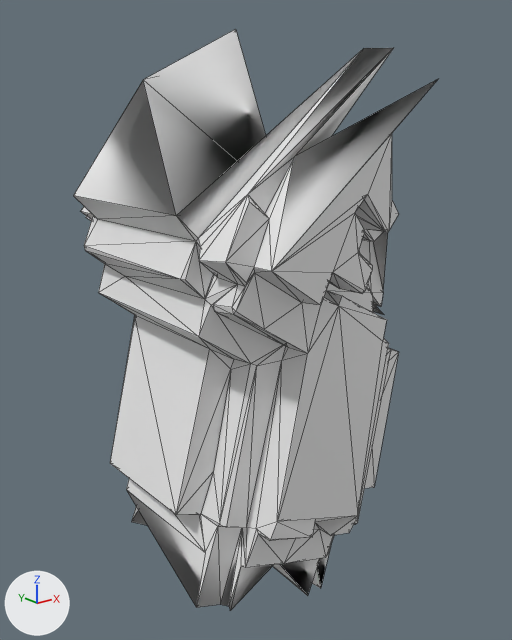
The OBJ model src/main/resources/assets/kn8/meshes/jura/arm_left.obj, before and after one commit.
Camera for both pictures: a 50 mm lens placed at (-0.6454, -0.4512, 1.4659), pointed at (-0.2751, 0.0115, 1.2807). Every picture has the same lights, and +X, +Y and +Z are marked at lower left. The first picture is the older version. Mesh edges are drawn as thin lines. Where no turn or scale is listed for an object, it has been applied to the vertices. Vertices at exactly the same position are counted once.

In view in the first picture: 'arm_left'.
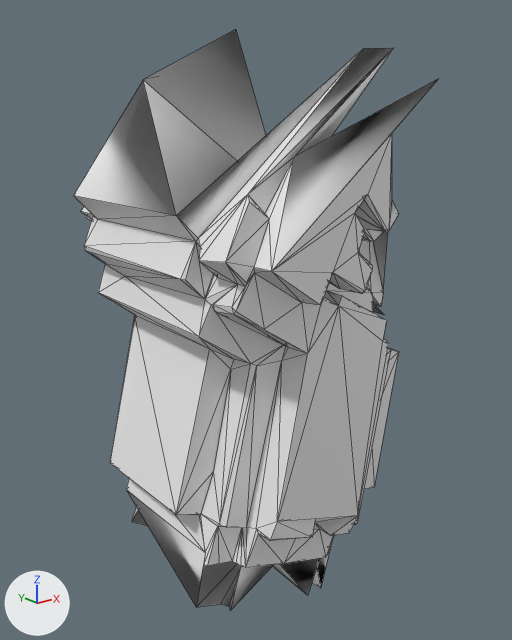
Location of each change, (x1, y1, x2, y2) in pixels of the pictures (512 x 640 px; the box of a moved part takes in the faces that stretch with it):
part 1 of me_arm_left, moved or reshaped
    both: (144, 29, 266, 161)
part 2 of me_arm_left, moved or reshaped
    before: (197, 526, 242, 607)
    after: (204, 526, 242, 566)

The change, as a list of edits to the scene's bpy script:
```text
Change me_arm_left:
    used by ob_arm_left; location = (0.0, 0.0, 0.0)
    verts and faces of me_arm_left; kept vertices keep their numbers, new ones are numbered from 338
    before: 3 (-0.257, -0.115, 1.443) at pixel (391, 133), 28 (-0.234, 0.092, 1.524) at pixel (235, 29), 31 (-0.245, 0.121, 1.36), 40 (-0.331, 0.092, 1.48) at pixel (143, 79), 60 (-0.252, -0.115, 1.397) at pixel (391, 199)
    before: 206 (-0.198, 0.039, 1.276), 222 (-0.2, -0.034, 1.292), 254 (-0.227, 0.121, 1.365), 336 (-0.235, 0.021, 1.379)
    remove me_arm_left.from_pydata(...)  # 338 vertices, 672 faces; spans x -0.4..-0.166, y -0.117..0.149, z 1.03..1.524
    add me_arm_left.from_pydata(...)  # 344 vertices, 674 faces; spans x -0.4..-0.166, y -0.117..0.149, z 1.03..1.524
    me_arm_left part 1
    add delete_faces([(28, 336, 40), (31, 254, 336), (206, 222, 336), (3, 60, 336)])
    add faces += [(28, 40, 336), (31, 336, 254), (206, 336, 222), (3, 336, 60)]
    me_arm_left part 2
    8 faces are deleted
    6 vertices are added at (-0.38, -0.054, 1.116), (-0.379, -0.057, 1.116), (-0.368, -0.057, 1.113), (-0.355, -0.058, 1.11), (-0.354, -0.061, 1.11), (-0.352, -0.066, 1.109)
    10 new faces join them
```
